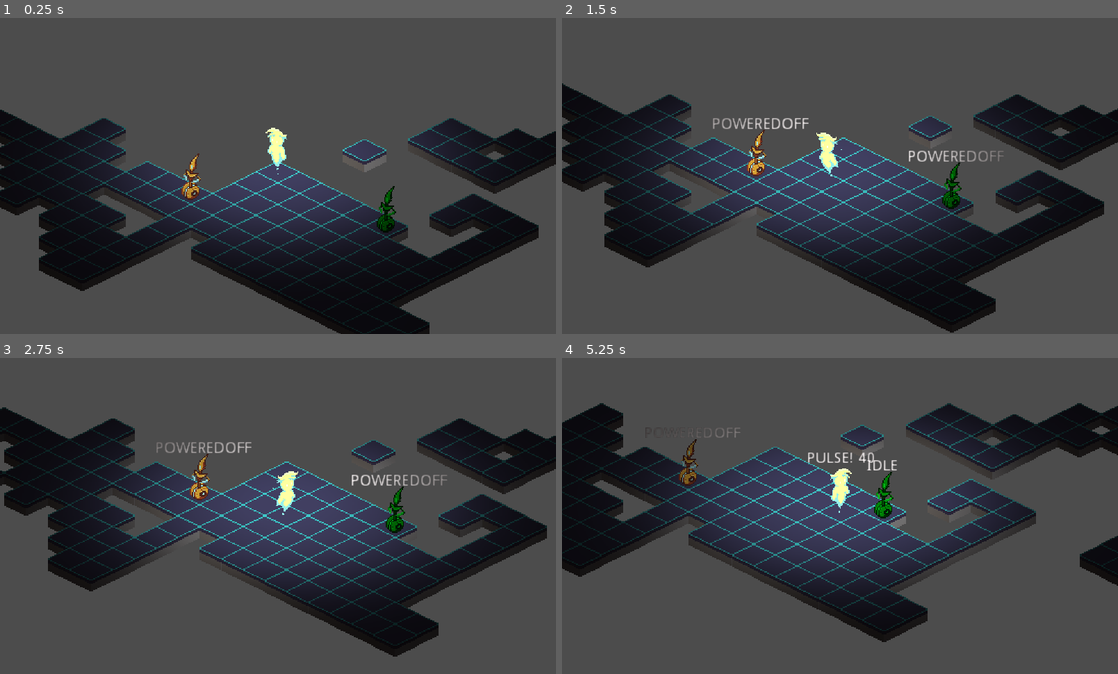
Above: before the commit, frames 1-4 (two rows, left to right).
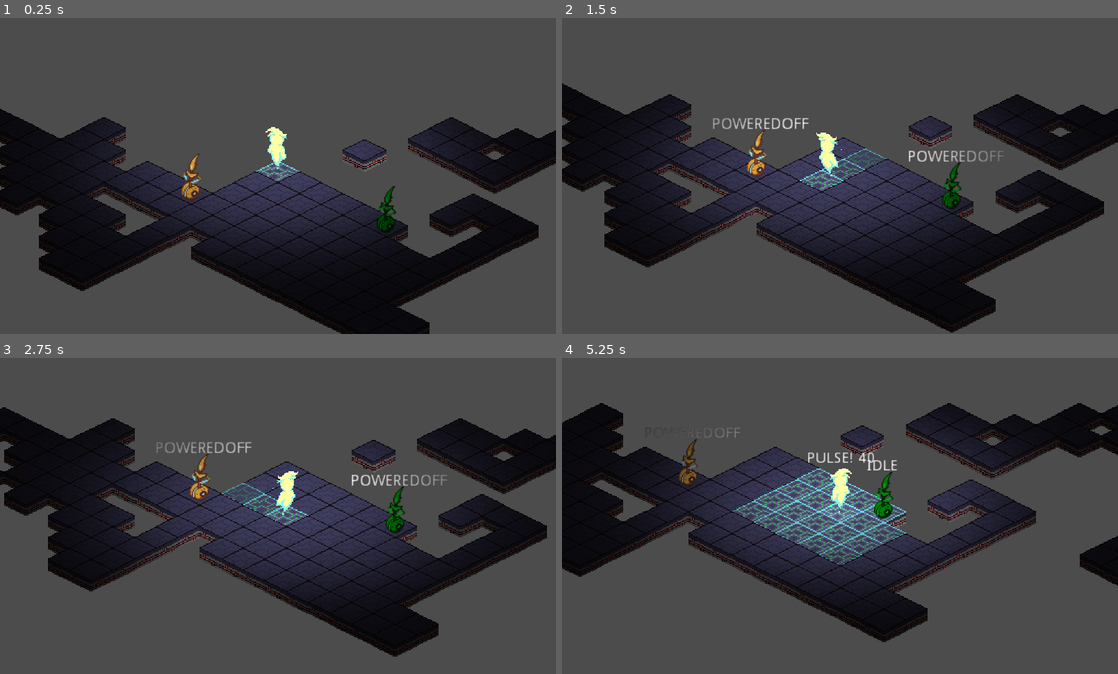
Above: after the commit, the same moments.

Repository: best-godot-team-ever/GoGodotJam
Game: Godot game, scene res://src/Levels/TestLevel.tscn
The game is run twice, just before and just after one commit, with the same random seed, the same clock (stepped at 60 frames per second) and the same inputs.
Inputs (mouse positions are in pixels of both pictures, inside the frame that each line leads up to):
- Up to frame 1 (0.25 s): no input
- Up to frame 2 (1.5 s): tap Enter at 0.5 s; move the mouse to (962, 153) at 0.52 s; hold Right (ui_right) 0.53-1.28 s; tap Down (aim_down) at 0.6 s; move the mouse to (728, 188) at 1.27 s; hold S from 1.28 s (still down); tap Left (aim_left) at 1.35 s
- Up to frame 3 (2.75 s): move the mouse to (333, 440) at 2.02 s; release S at 2.03 s; hold Right (ui_right) from 2.03 s (still down); tap D (aim_right) at 2.1 s
- Up to frame 4 (5.25 s): move the mouse to (812, 576) at 2.77 s; release Right (ui_right) at 2.78 s; hold Up (ui_up) 2.78-3.53 s; tap W (aim_up) at 2.85 s; move the mouse to (1006, 560) at 3.52 s; hold S from 3.53 s (still down); click (1006, 560) at 3.6 s; move the mouse to (673, 462) at 4.27 s; tap Space (commit_move) at 4.35 s; move the mouse to (867, 512) at 5.02 s; tap E (commit_pulse) at 5.1 s

The runs differ from the first frame. In frame 1, 5.0% of the frame differs, in the area x 0-100%, y 28-100%; in frame 2, 5.2%; in frame 3, 5.4%; in frame 4, 8.1%, in the area x 0-100%, y 14-87%.

Commit message:
changing energy grid

Diff:
--- /dev/null
+++ b/resources/GroundTileset.tres
@@ -0,0 +1,100 @@
+[gd_resource type="TileSet" load_steps=7 format=2]
+
+[ext_resource path="res://assets/Tiles/GroundTile1.png" type="Texture" id=1]
+[ext_resource path="res://assets/Tiles/GroundTile4.png" type="Texture" id=2]
+[ext_resource path="res://assets/Tiles/GroundTile2.png" type="Texture" id=3]
+[ext_resource path="res://assets/Tiles/GroundTile5.png" type="Texture" id=4]
+[ext_resource path="res://assets/Tiles/GroundTile3.png" type="Texture" id=5]
+[ext_resource path="res://assets/Tiles/GroundTile0.png" type="Texture" id=6]
+
+[resource]
+0/name = "GroundTile0.png 0"
+0/texture = ExtResource( 6 )
+0/tex_offset = Vector2( 0, 5 )
+0/modulate = Color( 1, 1, 1, 1 )
+0/region = Rect2( 0, 0, 40, 30 )
+0/tile_mode = 0
+0/occluder_offset = Vector2( 0, 0 )
+0/navigation_offset = Vector2( 0, 0 )
+0/shape_offset = Vector2( 0, 0 )
+0/shape_transform = Transform2D( 1, 0, 0, 1, 0, 0 )
+0/shape_one_way = false
+0/shape_one_way_margin = 1.0
+0/shapes = [ {
+"autotile_coord": Vector2( 0, 0 ),
+"one_way": false,
+"one_way_margin": 1.0,
+"shape": null,
+"shape_transform": Transform2D( 1, 0, 0, 1, 0, 0 )
+} ]
+0/z_index = 0
+1/name = "GroundTile1.png 1"
+1/texture = ExtResource( 1 )
+1/tex_offset = Vector2( 0, 5 )
+1/modulate = Color( 1, 1, 1, 1 )
+1/region = Rect2( 0, 0, 40, 30 )
+1/tile_mode = 0
+1/occluder_offset = Vector2( 0, 0 )
+1/navigation_offset = Vector2( 0, 0 )
+1/shape_offset = Vector2( 0, 0 )
+1/shape_transform = Transform2D( 1, 0, 0, 1, 0, 0 )
+1/shape_one_way = false
+1/shape_one_way_margin = 0.0
+1/shapes = [  ]
+1/z_index = 0
+2/name = "GroundTile2.png 2"
+2/texture = ExtResource( 3 )
+2/tex_offset = Vector2( 0, 5 )
+2/modulate = Color( 1, 1, 1, 1 )
+2/region = Rect2( 0, 0, 40, 30 )
+2/tile_mode = 0
+2/occluder_offset = Vector2( 0, 0 )
+2/navigation_offset = Vector2( 0, 0 )
+2/shape_offset = Vector2( 0, 0 )
+2/shape_transform = Transform2D( 1, 0, 0, 1, 0, 0 )
+2/shape_one_way = false
+2/shape_one_way_margin = 0.0
+2/shapes = [  ]
+2/z_index = 0
+3/name = "GroundTile3.png 3"
+3/texture = ExtResource( 5 )
+3/tex_offset = Vector2( 0, 5 )
+3/modulate = Color( 1, 1, 1, 1 )
+3/region = Rect2( 0, 0, 40, 30 )
+3/tile_mode = 0
+3/occluder_offset = Vector2( 0, 0 )
+3/navigation_offset = Vector2( 0, 0 )
+3/shape_offset = Vector2( 0, 0 )
+3/shape_transform = Transform2D( 1, 0, 0, 1, 0, 0 )
+3/shape_one_way = false
+3/shape_one_way_margin = 0.0
+3/shapes = [  ]
+3/z_index = 0
+4/name = "GroundTile4.png 4"
+4/texture = ExtResource( 2 )
+4/tex_offset = Vector2( 0, 5 )
+4/modulate = Color( 1, 1, 1, 1 )
+4/region = Rect2( 0, 0, 40, 30 )
+4/tile_mode = 0
+4/occluder_offset = Vector2( 0, 0 )
+4/navigation_offset = Vector2( 0, 0 )
+4/shape_offset = Vector2( 0, 0 )
+4/shape_transform = Transform2D( 1, 0, 0, 1, 0, 0 )
+4/shape_one_way = false
+4/shape_one_way_margin = 0.0
+4/shapes = [  ]
+4/z_index = 0
+5/name = "GroundTile5.png 5"
+5/texture = ExtResource( 4 )
+5/tex_offset = Vector2( 0, 5 )
+5/modulate = Color( 1, 1, 1, 1 )
+5/region = Rect2( 0, 0, 40, 30 )
+5/tile_mode = 0
+5/occluder_offset = Vector2( 0, 0 )
+5/navigation_offset = Vector2( 0, 0 )
+5/shape_offset = Vector2( 0, 0 )
+5/shape_transform = Transform2D( 1, 0, 0, 1, 0, 0 )
+5/shape_one_way = false
+5/shape_one_way_margin = 0.0
+5/shapes = [  ]
+5/z_index = 0
--- /dev/null
+++ b/resources/WireTileset.tres
@@ -0,0 +1,29 @@
+[gd_resource type="TileSet" load_steps=2 format=2]
+
+[ext_resource path="res://assets/Tiles/WireTileset.png" type="Texture" id=1]
+
+
+[resource]
+0/name = "WireTileset.png 0"
+0/texture = ExtResource( 1 )
+0/tex_offset = Vector2( 0, 0 )
+0/modulate = Color( 1, 1, 1, 1 )
+0/region = Rect2( 0, 0, 160, 80 )
+0/tile_mode = 1
+0/autotile/bitmask_mode = 1
+0/autotile/bitmask_flags = [ Vector2( 0, 0 ), 18, Vector2( 0, 1 ), 48, Vector2( 0, 2 ), 50, Vector2( 0, 3 ), 184, Vector2( 1, 0 ), 146, Vector2( 1, 1 ), 56, Vector2( 1, 2 ), 176, Vector2( 1, 3 ), 26, Vector2( 2, 0 ), 144, Vector2( 2, 1 ), 24, Vector2( 2, 2 ), 152, Vector2( 3, 0 ), 178, Vector2( 3, 1 ), 186, Vector2( 3, 2 ), 58, Vector2( 3, 3 ), 154 ]
+0/autotile/icon_coordinate = Vector2( 0, 0 )
+0/autotile/tile_size = Vector2( 40, 20 )
+0/autotile/spacing = 0
+0/autotile/occluder_map = [  ]
+0/autotile/navpoly_map = [  ]
+0/autotile/priority_map = [  ]
+0/autotile/z_index_map = [  ]
+0/occluder_offset = Vector2( 0, 0 )
+0/navigation_offset = Vector2( 0, 0 )
+0/shape_offset = Vector2( 0, 0 )
+0/shape_transform = Transform2D( 1, 0, 0, 1, 0, 0 )
+0/shape_one_way = false
+0/shape_one_way_margin = 0.0
+0/shapes = [  ]
+0/z_index = 0
--- a/src/Entity/Player/Player.gd
+++ b/src/Entity/Player/Player.gd
@@ -17,6 +17,8 @@
 func _initialize(board_manager: Node, turn_manager: Node) -> void:
 	._initialize(board_manager, turn_manager)
 	_turn_manager.set_player_entity_id(entity_id)
+	_board_manager.set_energy(get_current_position(), 3)
+	_board_manager.drain_energy()
 
 func _process(_delta: float) -> void:
 	if next_action_queue != NO_ACTION and _turn_manager.is_player_turn:
@@ -121,13 +123,14 @@
 
 func move_on_map(direction: Vector2):
 	.move_on_map(direction)
-	anim_state_machine.travel("Move")
+	if not direction == Vector2.ZERO:
+		anim_state_machine.travel("Move")
 	_board_manager.set_energy(get_current_position(), 3 if direction.length() != 0 else _board_manager.get_cell(get_current_position()).get("energy_level") + 1)
 
-func _update_facing_direction(direction: Vector2):
+func _update_facing_direction(direction: Vector2) -> void:
 	move_direction = direction
 
-	if not _turn_manager.is_player_turn:
+	if not _turn_manager.is_player_turn or direction == Vector2.ZERO:
 		return
 
 	animation_tree["parameters/Idle/blend_position"] = direction
--- a/src/Levels/TestLevel.tscn
+++ b/src/Levels/TestLevel.tscn
@@ -1,6 +1,6 @@
-[gd_scene load_steps=13 format=2]
+[gd_scene load_steps=12 format=2]
 
-[ext_resource path="res://assets/unknown.png" type="Texture" id=1]
+[ext_resource path="res://resources/GroundTileset.tres" type="TileSet" id=1]
 [ext_resource path="res://src/Managers/TurnManager.gd" type="Script" id=2]
 [ext_resource path="res://src/Entity/Enemy/Grabber.tscn" type="PackedScene" id=3]
 [ext_resource path="res://src/Entity/Enemy/Leecher.tscn" type="PackedScene" id=4]
@@ -11,22 +11,6 @@
 [ext_resource path="res://src/Entity/Player/Player.tscn" type="PackedScene" id=10]
 [ext_resource path="res://src/Managers/BoardManager/Grid/BlockingGrid.gd" type="Script" id=11]
 [ext_resource path="res://src/Managers/BoardManager/Grid/ObjectGrid/MachineGrid.gd" type="Script" id=12]
-
-[sub_resource type="TileSet" id=1]
-0/name = "unknown.png 0"
-0/texture = ExtResource( 1 )
-0/tex_offset = Vector2( 0, 0 )
-0/modulate = Color( 1, 1, 1, 1 )
-0/region = Rect2( 80, 120, 40, 40 )
-0/tile_mode = 0
-0/occluder_offset = Vector2( 0, 0 )
-0/navigation_offset = Vector2( 0, 0 )
-0/shape_offset = Vector2( 0, 0 )
-0/shape_transform = Transform2D( 1, 0, 0, 1, 0, 0 )
-0/shape_one_way = false
-0/shape_one_way_margin = 0.0
-0/shapes = [  ]
-0/z_index = 0
 
 [node name="TestLevel" type="Node2D"]
 script = ExtResource( 9 )
@@ -39,7 +23,7 @@
 
 [node name="LevelGrid" type="TileMap" parent="BoardManager"]
 mode = 1
-tile_set = SubResource( 1 )
+tile_set = ExtResource( 1 )
 cell_size = Vector2( 40, 20 )
 cell_y_sort = true
 centered_textures = true
@@ -73,4 +57,4 @@
 position = Vector2( -80, 28 )
 
 [node name="Player" parent="Entities" instance=ExtResource( 10 )]
-position = Vector2( 1, 8 )
+position = Vector2( 1, 9 )
--- a/src/Managers/BoardManager/BoardManager.gd
+++ b/src/Managers/BoardManager/BoardManager.gd
@@ -44,7 +44,7 @@
 	if not is_in_level(map_position):
 		return
 
-	energy_grid.set_energy(map_position, amount)
+	energy_grid.set_energy_up_to_amount(map_position, amount)
 
 func drain_energy() -> void:
 	energy_grid.drain_energy()
--- a/src/Managers/BoardManager/Grid/EnergyGrid.gd
+++ b/src/Managers/BoardManager/Grid/EnergyGrid.gd
@@ -1,15 +1,16 @@
 extends "res://src/Managers/BoardManager/Grid/Grid.gd"
 
+onready var level_grid = get_parent().get_node("LevelGrid")
 var edited_cells = []
 
 # These fuctions are used to edit each individual cells
 func add_energy(map_position: Vector2, amount: int) -> void:
-	set_cell(map_position, get_cell(map_position) + amount)
+	set_energy(map_position, get_cell(map_position) + amount)
 	edited_cells.append(map_position)
 
-func set_energy(map_position: Vector2, amount: int) -> void:
+func set_energy_up_to_amount(map_position: Vector2, amount: int) -> void:
 	if get_cell(map_position) < amount:
-		set_cell(map_position, amount)
+		set_energy(map_position, amount)
 	edited_cells.append(map_position)
 
 # Function is called at the end of turn. Should automatically update energy stuff
@@ -18,8 +19,18 @@
 		if edited_cells.has(key):
 			continue
 
-		if _grid.get(key) == 1:
-			var _b = _grid.erase(key)
-		else:
-			_grid[key] = _grid.get(key) - 1
+		set_energy(key, get_cell(key) - 1)
 	edited_cells.clear()
+
+
+func set_energy(map_position: Vector2, amount: int) -> void:
+
+	if amount == 0:
+		var _b = _grid.erase(map_position)
+	else:
+		_grid[map_position] = amount
+
+	# Update the tile
+	level_grid.set_cell(map_position.x, map_position.y, amount if amount <= 5 else 5)
+
+	pass
Binary file removed: assets/Orb_Boom.webp
Binary file removed: assets/Player.png
Binary file added: assets/Tiles/GroundTile0.png
Not shown, changed: assets/Tiles/GroundTile0.png.import
Binary file added: assets/Tiles/GroundTile1.png
Not shown, added: assets/Tiles/GroundTile1.png.import
Binary file added: assets/Tiles/GroundTile2.png
Not shown, changed: assets/Tiles/GroundTile2.png.import
Binary file added: assets/Tiles/GroundTile3.png
Not shown, added: assets/Tiles/GroundTile3.png.import
Binary file added: assets/Tiles/GroundTile4.png
Not shown, changed: assets/Tiles/GroundTile4.png.import
(and 6 more such lines)
